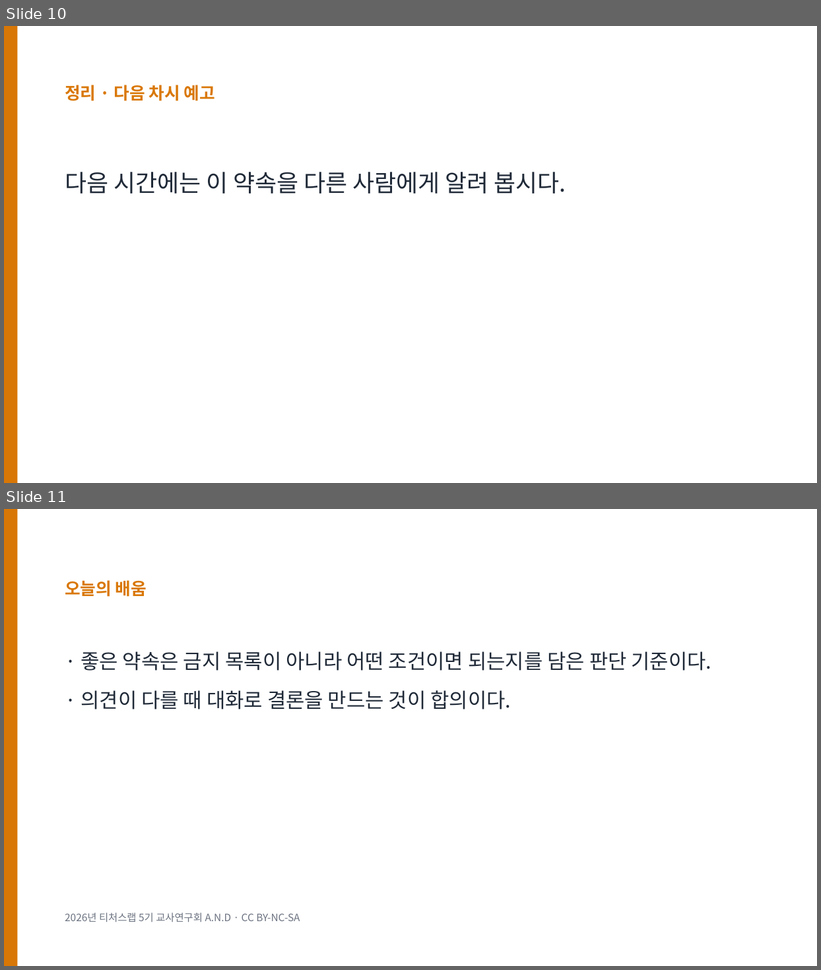
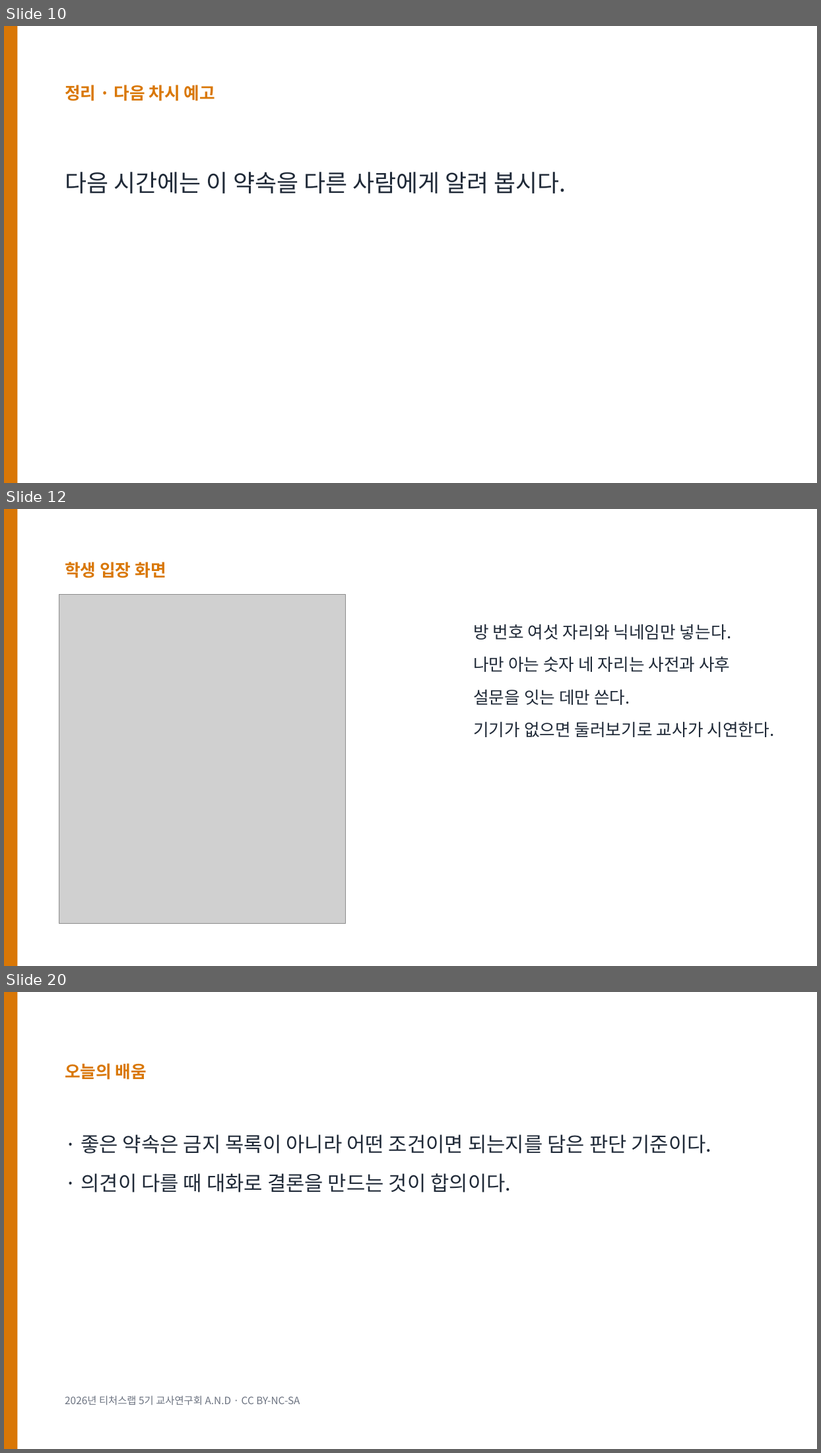
Before and after one commit to legoschool/wise-ai, a slide deck: files/WISE_L07_수업.pptx. Shown one above the other, each under a label of ours: slides 10 and 11 before the commit, slides 10, 12 and 20 after it; the slides between them are not shown. The pictures are 821x970 and 821x1453 pixels, drawn with LibreOffice and Linux fonts; fonts in the diff are those of the drawing; grey boxes stand for pictures. Boxes give left, top, right and bottom in pixels: in the first picture for what was removed or moved away, otherwise in the second. Text is boxed around its words. In the diff, an @@ line names an element or a change of style, - is before the commit and + after.

```diff
--- a/files/WISE_L07_수업.pptx
+++ b/files/WISE_L07_수업.pptx
@@ slide 12 added at [4,509,817,966], background #FFFFFF @@
@@ rectangle added at [4,509,17,966], fill #D97706 @@
@@ text added at [65,562,166,578], 20 pt, text #D97706, bold @@
+학생 입장 화면
@@ picture added at [59,594,346,923] @@
@@ text added at [473,624,774,737], 20 pt, text #1F2937 @@
+방 번호 여섯 자리와 닉네임만 넣는다.
+나만 아는 숫자 네 자리는 사전과 사후 설문을 잇는 데만 쓴다.
+기기가 없으면 둘러보기로 교사가 시연한다.
@@ what was slide 11 is now slide 20 @@
```
Also in this commit, not shown: 8 other slides added, 35 other files.
